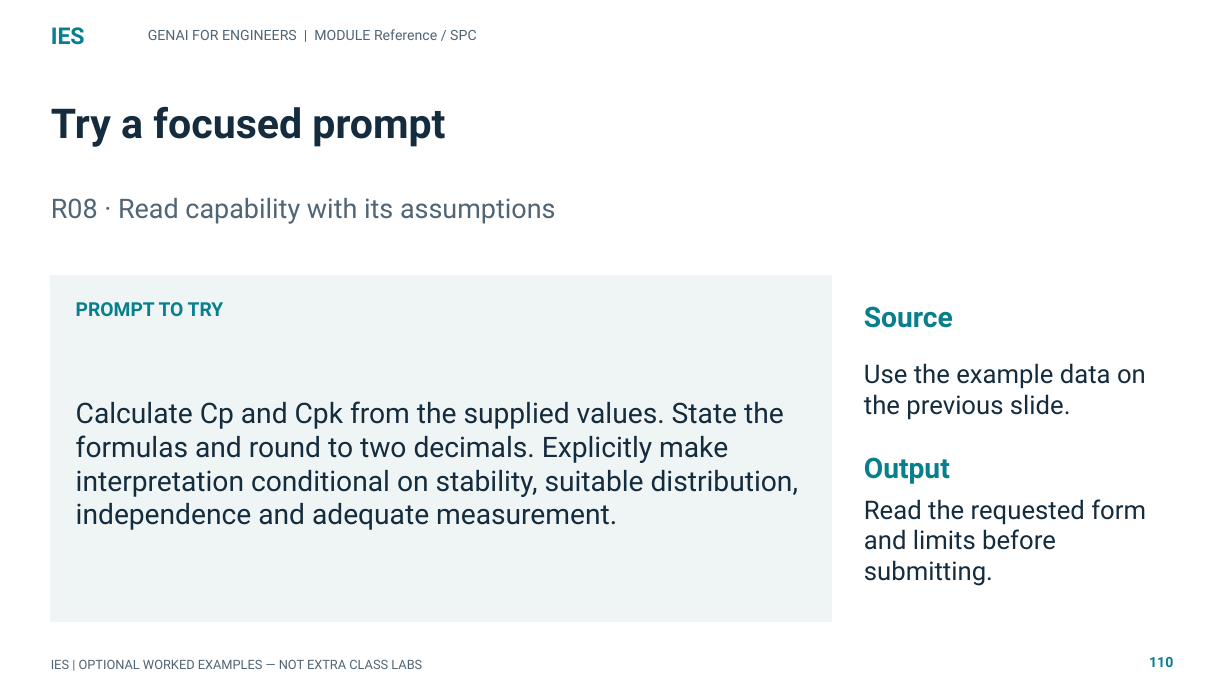
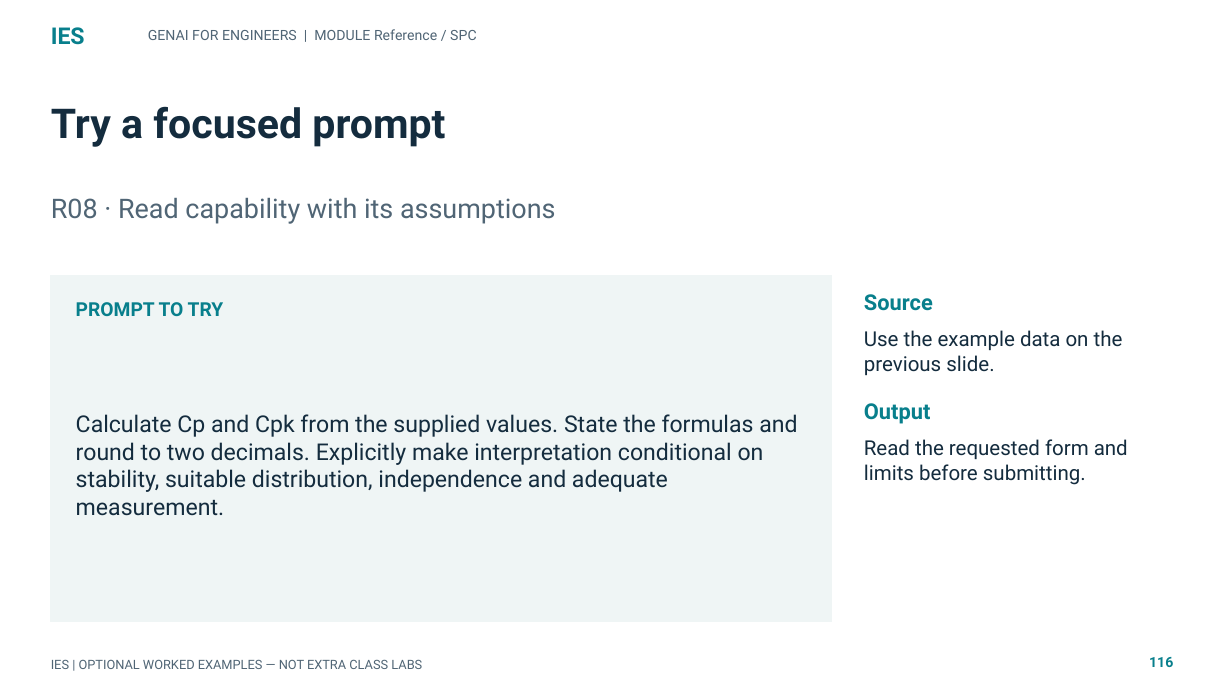
Before and after one commit to tertiarycourses/IES-GenAI-for-Engineers, a slide deck: slide 116 of courseware/Slides/IES-GenAI-for-Engineers.pptx (slide 110 before the commit). Drawn at 1232x693 pixels with LibreOffice and Linux fonts; fonts in the diff are those of the drawing. Boxes give left, top, right and bottom in pixels: in the first picture for what was removed or moved away, otherwise in the second. Text is boxed around its words. In the diff, an @@ line names an element or a change of style, - is before the commit and + after.

```diff
--- a/courseware/Slides/IES-GenAI-for-Engineers.pptx
+++ b/courseware/Slides/IES-GenAI-for-Engineers.pptx
@@ text "Source": place and size @@
-text "Source" at (864, 306, 953, 328)
+text "Source" at (864, 294, 933, 311)
@@ text "Source" at (864, 294, 933, 311): size 22 to 17 pt @@
@@ text "Use the example data on ...": place and size @@
-text "Use the example data on ..." at (864, 363, 1146, 420)
+text "Use the example data on ..." at (864, 330, 1123, 376)
@@ text "Use the example data on ..." at (864, 330, 1123, 376): size 20 to 16 pt @@
@@ text "Calculate Cp and Cpk from ...": place and size @@
-text "Calculate Cp and Cpk from ..." at (76, 401, 798, 530)
+text "Calculate Cp and Cpk from ..." at (76, 414, 797, 516)
@@ text "Calculate Cp and Cpk from ..." at (76, 414, 797, 516): size 22 to 18 pt @@
@@ text "Output" at (864, 403, 931, 424): size 22 to 17 pt @@
@@ text "Output": place and size @@
-text "Output" at (864, 457, 950, 484)
+text "Output" at (864, 403, 931, 424)
@@ text "Read the requested form and ..." at (864, 439, 1128, 485): size 20 to 16 pt @@
@@ text "Read the requested form and ...": place and size @@
-text "Read the requested form and ..." at (864, 499, 1146, 586)
+text "Read the requested form and ..." at (864, 439, 1128, 485)
@@ text at (1149, 657, 1173, 667): text changed @@
-110
+116
```
Also in this commit, not shown: 160 other slides changed, 7 slides added, 1 slide removed, 54 other files.
